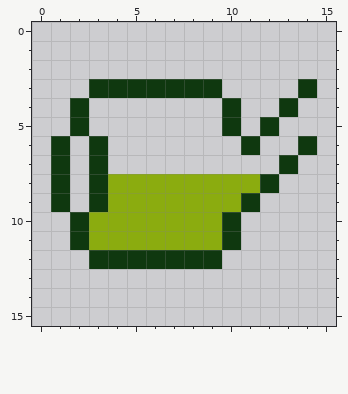
Two versions of one pixel-art sprite, Assets/Sprites/can.png. Above: the version before the commit.
The file is 16x16 pixels.
Once edited:
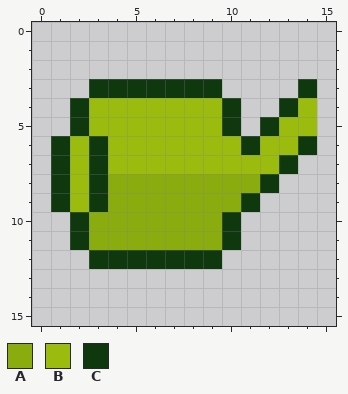
Palette (. is transparent): A #8bac0f  B #9bbc0f  C #0f380f
Message: Removed transparency from water can
The edit:
There is now colour B in row 4 at x 3 to 9 and 14; in row 5 at x 3 to 9 and 13 to 14; in row 6 at x 2, 4 to 10 and 12 to 13; in row 7 at x 2 and 4 to 12; in rows 8 to 9 at x 2.
